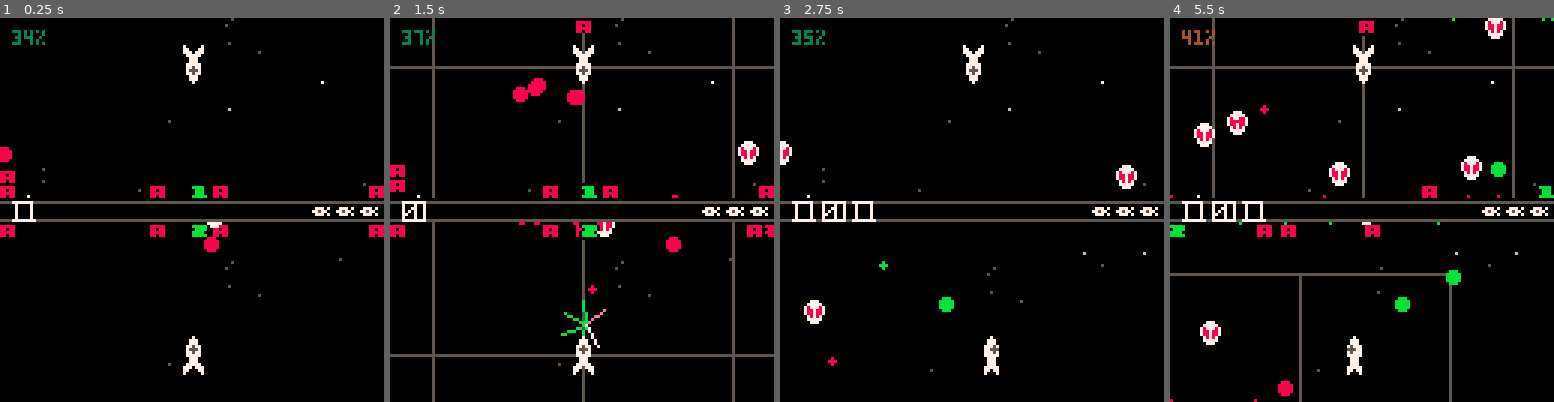
Above: before the commit, frames 1-4 (left to right).
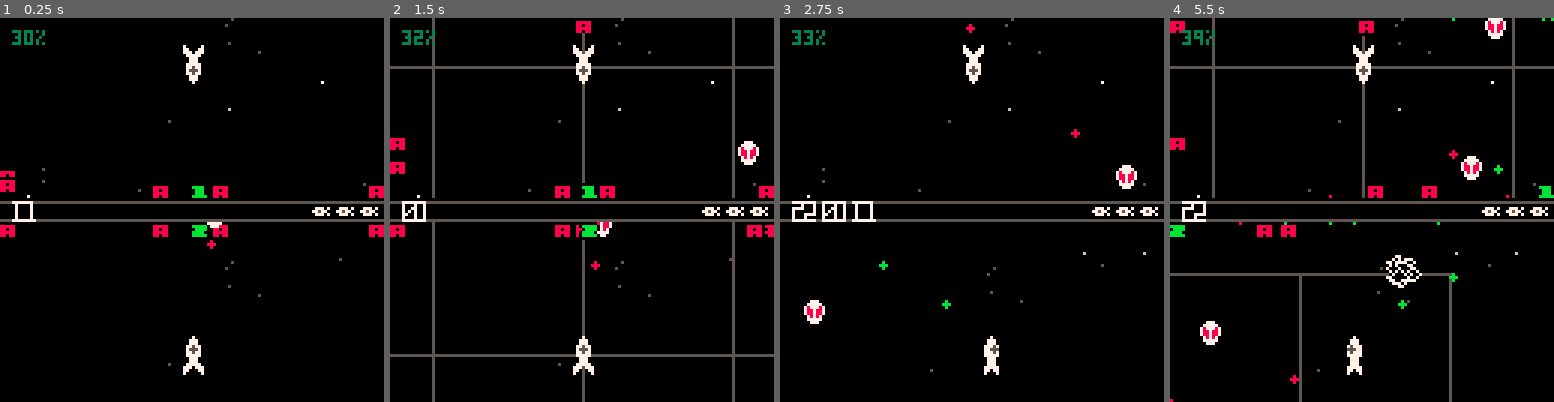
Above: after the commit, the same moments.

Repository: catnipped/friendlyfire
Game: PICO-8 cartridge friendlyfire.p8
The game is run twice, just before and just after one commit, with the same random seed, the same clock (stepped at 60 frames per second) and the same inputs.
Inputs:
- Up to frame 1 (0.25 s): no input
- Up to frame 2 (1.5 s): tap O (Z key) at 0.7 s
- Up to frame 3 (2.75 s): hold Right 1.6-2.1 s; tap O (Z key) at 1.7, 2.1, 2.5 s; hold Up 2.15-2.42 s; hold Right from 2.47 s (still down)
- Up to frame 4 (5.5 s): tap O (Z key) every 0.4 s from 2.9 to 5.3 s; release Right at 3.03 s; hold Left 3.08-3.58 s; hold Down 3.63-3.97 s; hold Right 4.02-4.68 s; hold Up 4.73-5.03 s; hold Left from 5.08 s (still down)

The runs differ from the first frame. In frame 1, 0.5% of the frame differs, in the area x 0-58%, y 3-61%; in frame 2, 1.8%; in frame 3, 0.5%; in frame 4, 2.8%, in the area x 0-89%, y 0-100%.

Commit message:
asteroids!

Diff:
--- a/friendlyfire.p8
+++ b/friendlyfire.p8
@@ -3,8 +3,7 @@
 __lua__
 
 --todo
---  enemy behavior patterns
---  damage system (collision)
+--  design 3 behavior patterns
 --	shield system
 --  dash
 --  wave system
@@ -80,7 +79,7 @@
 
 	printh("init")
 	for i = 1,4 do
-		add(state.enemies, spawnenemy({const.bounds[2].x + rnd(200),const.bounds[2].y + rnd(200)},"alien"))
+		add(state.enemies, spawnenemy({const.bounds[2].x + rnd(200),const.bounds[2].y + rnd(200)},"asteroid"))
 	end
 end
 
@@ -371,7 +370,7 @@
 		origin = p.type,
 		x = p.x,
 		y =  p.y,
-		rad = 2,
+		rad = 1,
 		vector = p.projdir,
 		velocity = 1.2,
 		color = color,
@@ -412,6 +411,7 @@
 		enemy = {
 			id = flr(rnd(1000)),
 			type ="enemy",
+			subtype = type,
 			hp = 3,
 			x = pos[1],
 			y =  pos[2],
@@ -421,7 +421,7 @@
 			velocity = 0.3,
 			movement = function(enemy, time, events)
 				local closestplayer = getclosestplayer(enemy.x,enemy.y)
-				local directionofplayer = normalizedvectora2b(enemy,closestplayer,enemy.vector)
+				local directionofplayer = normalizedvectora2b(enemy,closestplayer)
 				enemy.vector = {
 					lerp(enemy.vector[1],directionofplayer[1],0.01),
 					lerp(enemy.vector[2],directionofplayer[2],0.01),
@@ -438,7 +438,94 @@
 			end
 		}
 	end
+	if type == "asteroid" then
+		enemy = {
+			id = flr(rnd(1000)),
+			type ="enemy",
+			subtype = type,
+			hp = 6,
+			x = pos[1],
+			y =  pos[2],
+			rad = 8,
+			asteroids = {
+				{
+					sprite = flr(rnd(4)),
+					offsetx = flr(rnd(8)-4),
+					offsety = flr(rnd(8)-4),
+					flipx = coinflip(),
+					flipy = coinflip()
+				},
+				{
+					sprite = flr(rnd(4)),
+					offsetx = flr(rnd(8)-4),
+					offsety = flr(rnd(8)-4),
+					flipx = coinflip(),
+					flipy = coinflip()
+				},
+				{
+					sprite = flr(rnd(4)),
+					offsetx = flr(rnd(6)-3),
+					offsety = flr(rnd(6)-3),
+					flipx = coinflip(),
+					flipy = coinflip()
+				},
+				{
+					sprite = flr(rnd(4)),
+					offsetx = flr(rnd(6)-3),
+					offsety = flr(rnd(6)-3),
+					flipx = coinflip(),
+					flipy = coinflip()
+				},
+			},
+			vector = {rnd(2)-1,rnd(2)-1},
+			projdir = {0,0},
+			velocity = 0.05+rnd(0.2),
+			movement = function(enemy, time, events)
+			end,
+			gfx = function(enemy)
+				palt(15,true)
+				palt(0,false)
+				for a in all(enemy.asteroids) do
+					spr(20+a.sprite,enemy.x+a.offsetx-4,enemy.y+a.offsety-4,1,1,a.flipx,a.flipy)
+				end
+				palt()
+			end
+		}
+	end
+	if type == "asteroidsmall" then
+		enemy = {
+			id = flr(rnd(1000)),
+			type ="enemy",
+			subtype = type,
+			hp = 3,
+			x = pos[1]+(rnd(2)-1),
+			y =  pos[2]+(rnd(2)-1),
+			rad = 4,
+			sprite = flr(rnd(4)),
+			flipx = coinflip(),
+			flipy = coinflip(),
+			vector = {rnd(2)-1,rnd(2)-1},
+			projdir = {0,0},
+			velocity = 0.05+rnd(0.1),
+			movement = function(enemy, time, events)
+			end,
+			gfx = function(enemy)
+				palt(15,true)
+				palt(0,false)
+				spr(20+enemy.sprite,enemy.x-4,enemy.y-4,1,1,enemy.flipx,enemy.flipy)
+				palt()
+			end
+		}
+	end
 	return enemy
+end
+
+function coinflip()
+ 	if rnd(2) > 1 then
+		return true
+	else
+		return false
+	end
 end
 
 function getclosestplayer(x,y)
@@ -457,7 +544,7 @@
 end
 
 
-function normalizedvectora2b(entitya,entityb,vector)
+function normalizedvectora2b(entitya,entityb)
 	local magnitude = abs(sloppysqrt(pythagorish(entitya.x,entitya.y,entityb.x,entityb.y))) * 1000
 	if magnitude > 0 then
 		vector = {(entityb.x-entitya.x)/magnitude,(entityb.y-entitya.y)/magnitude}
@@ -483,8 +570,12 @@
 		le.movement(le,time,events)
 		if le.hp <= 0 then
 			add(events,{type="animation", object = spawngfx("explosion",le.x,le.y)})
-		end
-
+			if le.subtype == "asteroid" then
+				for i = 1,3 do
+					add(events,{type="enemy", object = {type = "asteroidsmall",x = le.x, y = le.y}})
+				end
+			end
+		end
 		return le.hp > 0
 	end)
 	return les
@@ -494,6 +585,15 @@
 
 function updateevents(state,events)
 	local lstate = state
+
+	local enemy = filter(events, function (i)
+	return i.type == "enemy"
+	end)
+	each (enemy, function (i)
+	 local e = spawnenemy({i.object.x,i.object.y},i.object.type,state)
+	 add(lstate.enemies,e)
+	end)
+
 	local newprojs = filter(events, function (i)
 		return i.type == "projectile"
 	end)
@@ -563,7 +663,7 @@
 			gfx = function(gfx)
 				local clr = 7
 				if every(3,0,2) then clr = 11 end
-				circfill(gfx.x,gfx.y,6-gfx.frame/2,clr)
+				circfill(gfx.x,gfx.y,4-gfx.frame/2,clr)
 			end
 		}
 	end
@@ -729,7 +829,7 @@
 		else
 			local color = 7
 			if every(3,0,2) then color = proj.color end
-			circfill(proj.x,proj.y,1+flr(rnd(proj.rad)),color)
+			circfill(proj.x,proj.y,proj.rad,color)
 		end
 	end
 
@@ -764,14 +864,14 @@
 007007000775770007775700000000000000000000000000078787000077000000000000000000000000000000000000f00000fff00000fff00f00ff00000000
 000000000755570007755500000000000000000000000000077777000000000000000000000000000000000000000000ffffffffffffffffffffffff00000000
 000000000775770007775700000000000000000000000000007770000000000000000000000000000000000000000000ffffffffffffffffffffffff00000000
-07000000077777000777770000000000000000000000000000000000000000000000000000000000000000000000000000000000000000000000000000000000
-77700000007770000077700000000000000000000000000000000000000000000000000000000000000000000000000000000000000000000000000000000000
-07000000007770000077700000000000000000000000000000000000000000000000000000000000000000000000000000000000000000000000000000000000
-00000000077777000077700000000000000000000000000000000000000000000000000000000000000000000000000000000000000000000000000000000000
-00000000777077700777770000000000000000000000000000000000000000000000000000000000000000000000000000000000000000000000000000000000
-00000000770007700770770000000000000000000000000000000000000000000000000000000000000000000000000000000000000000000000000000000000
-00000000700000700700070000000000000000000000000000000000000000000000000000000000000000000000000000000000000000000000000000000000
-00000000000000000000000000000000000000000000000000000000000000000000000000000000000000000000000000000000000000000000000000000000
+07000000077777000777770000000000ff77f0fffff707fffff007fffff777ff0000000000000000000000000000000000000000000000000000000000000000
+77700000007770000077700000000000f7007f0ffff7707fff77707fff70007f0000000000000000000000000000000000000000000000000000000000000000
+07000000007770000077700000000000ff7007fff0700007ff700007fff700070000000000000000000000000000000000000000000000000000000000000000
+00000000077777000077700000000000f0700070f7000707f700007ff070707f0000000000000000000000000000000000000000000000000000000000000000
+00000000777077700777770000000000f70000700070007f70700007070007070000000000000000000000000000000000000000000000000000000000000000
+000000007700077007707700000000007000007f0770700f700077077000007f0000000000000000000000000000000000000000000000000000000000000000
+00000000700000700700070000000000f70707fff00707fff707f07ff70077ff0000000000000000000000000000000000000000000000000000000000000000
+00000000000000000000000000000000ff707fffffff77ffff77ffffff77ffff0000000000000000000000000000000000000000000000000000000000000000
 00000000000000000000000000000000000000000000000000000000000000000000000000000000000000000000000000000000000000000000000000000000
 77777777777777707777777777777777007777707777777777777777777777777777777777777777000000000000000000000000000000000000000000000000
 70007007070000700007000700007007070700707000700070007000000700077000700770007007000000000000000000000000000000000000000000000000
